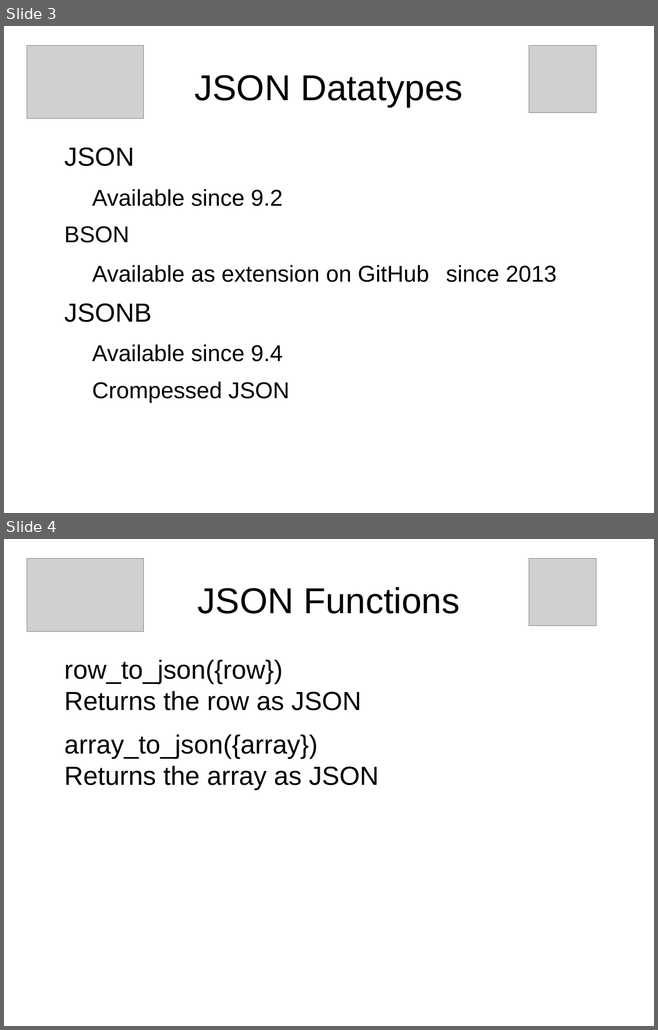
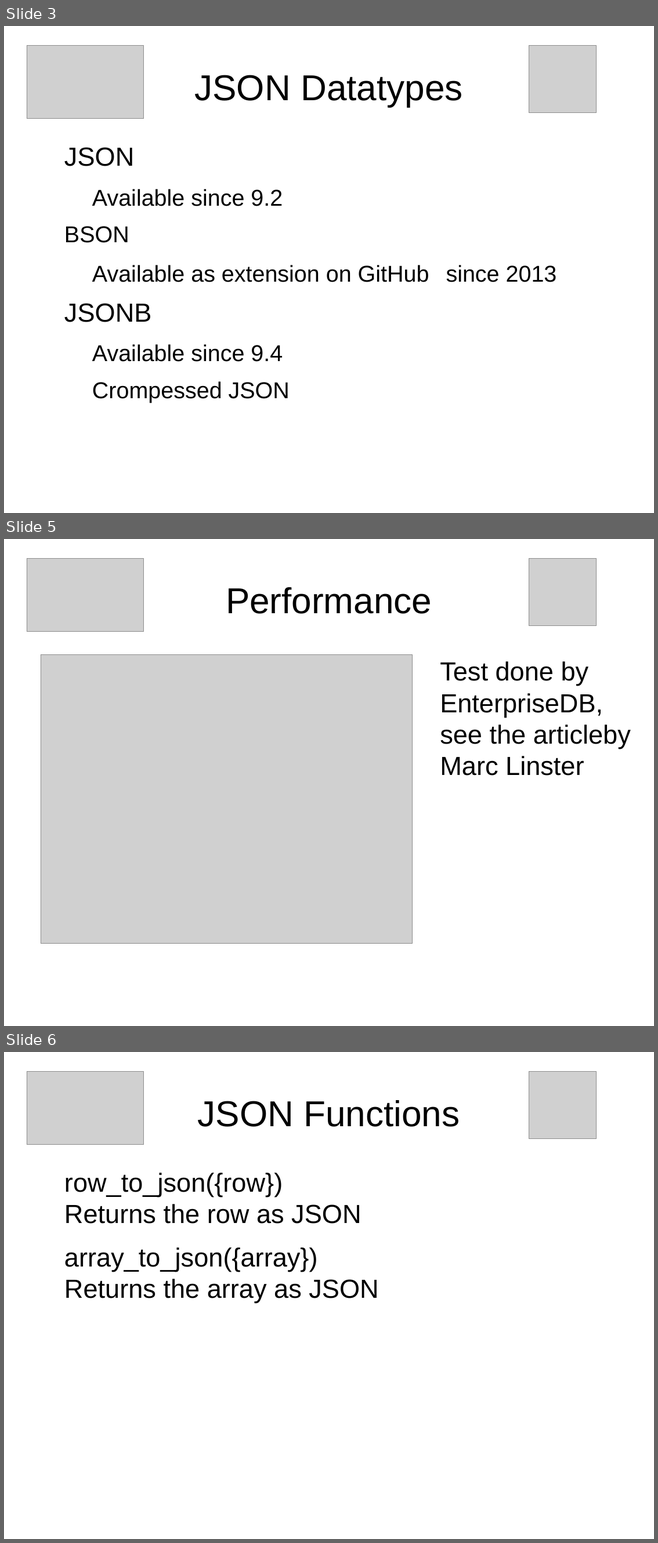
Before and after one commit to sjstoelting/talks, a slide deck: json-by-example/JSON-by-example.odp. Shown one above the other, each under a label of ours: slides 3 and 4 before the commit, slides 3, 5 and 6 after it; the slides between them are not shown. The pictures are 658x1030 and 658x1543 pixels, drawn with LibreOffice and Linux fonts; fonts in the diff are those of the drawing; grey boxes stand for pictures. Boxes give left, top, right and bottom in pixels: in the first picture for what was removed or moved away, otherwise in the second. Text is boxed around its words. In the diff, an @@ line names an element or a change of style, - is before the commit and + after.

```diff
--- a/json-by-example/JSON-by-example.odp
+++ b/json-by-example/JSON-by-example.odp
@@ slide 5 added at (4,539,654,1026), background #FFFFFF @@
@@ picture added at (27,559,144,632) @@
@@ picture added at (529,559,596,625) @@
@@ title added at (226,587,431,614), 44 pt, text #000000 @@
+Performance
@@ picture added at (41,655,412,944) @@
@@ text added at (440,661,630,776), 32 pt, text #000000 @@
+Test done by EnterpriseDB, see the articleby Marc Linster
@@ what was slide 4 is now slide 6 @@
```
Also in this commit, not shown: 9 slides changed, 4 other slides added.
